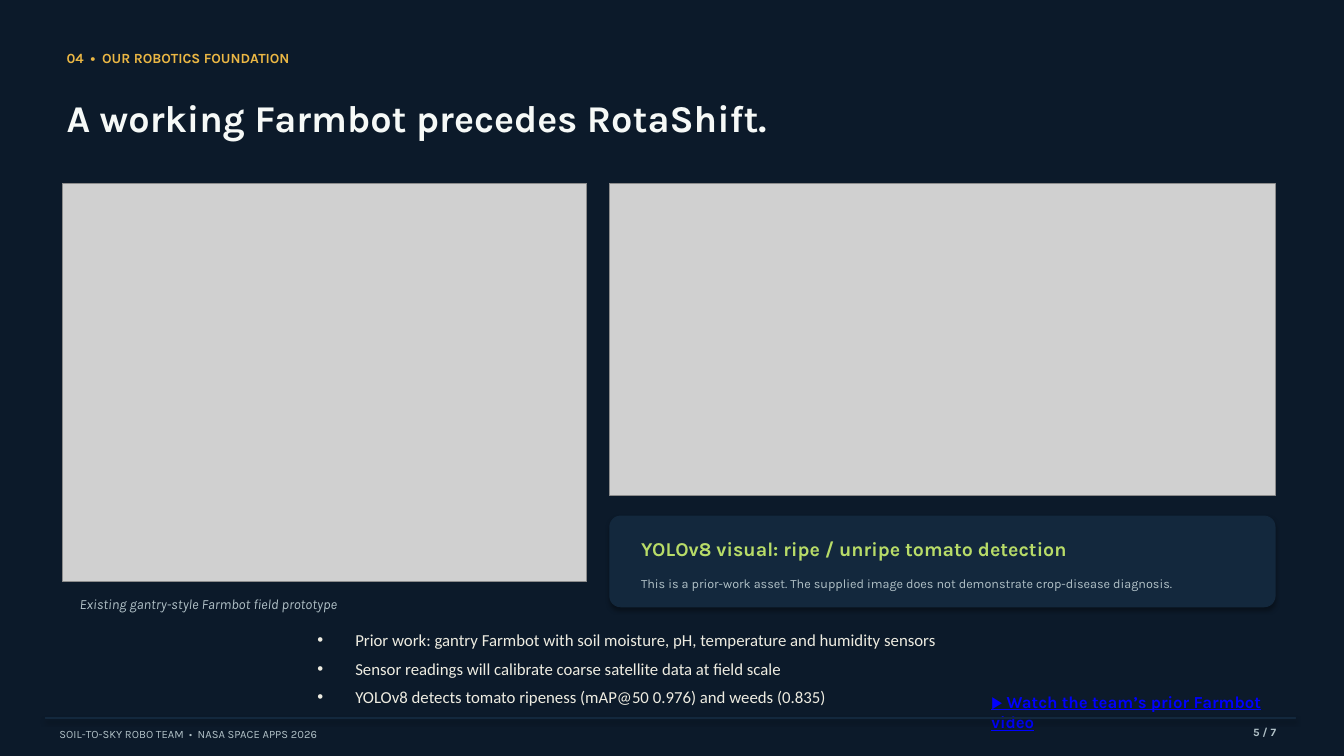
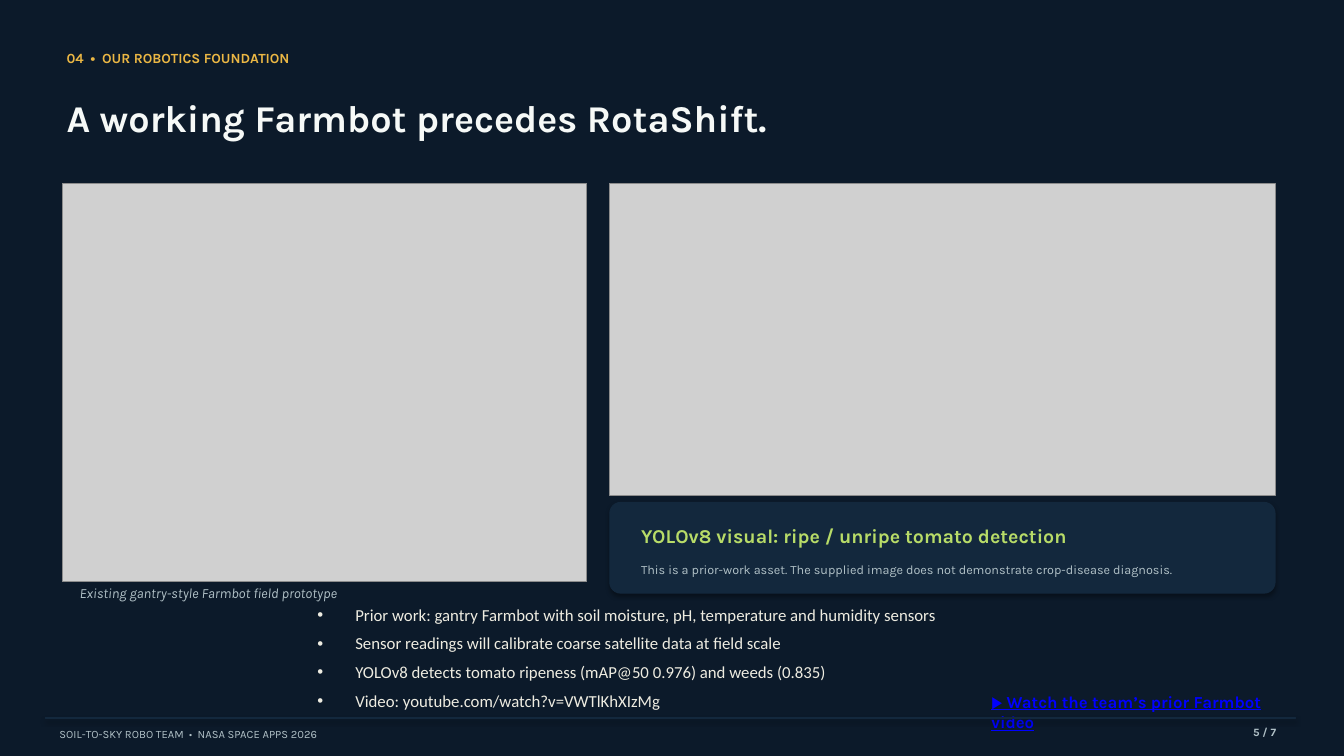
Before and after one commit to MD-Zonayed/NASA-RotaShift, a slide deck: slide 5 of RotaShift_7_Slide_Demo.pptx. Drawn at 1344x756 pixels with LibreOffice and Linux fonts; fonts in the diff are those of the drawing; grey boxes stand for pictures. Boxes give left, top, right and bottom in pixels: in the first picture for what was removed or moved away, otherwise in the second. Text is boxed around its words. In the diff, an @@ line names an element or a change of style, - is before the commit and + after.

```diff
--- a/RotaShift_7_Slide_Demo.pptx
+++ b/RotaShift_7_Slide_Demo.pptx
@@ 2 texts, 1 rounded rectangle: place and size @@
-2 texts, 1 rounded rectangle at (610,516,1275,607)
+2 texts, 1 rounded rectangle at (610,502,1275,593)
@@ text "Existing gantry-style Farmbot field prototype": place and size @@
-text "Existing gantry-style Farmbot field prototype" at (80,599,337,613)
+text "Existing gantry-style Farmbot field prototype" at (80,588,337,602)
@@ text "Prior work: gantry Farmbot with ...": place and size @@
-text "Prior work: gantry Farmbot with ..." at (355,634,935,706)
+text "Prior work: gantry Farmbot with ..." at (355,609,935,710)
@@ text at (355,695,660,710): paragraph added @@
+• Video: youtube.com/watch?v=VWTlKhXIzMg
```
Also in this commit, not shown: 1 other file.
